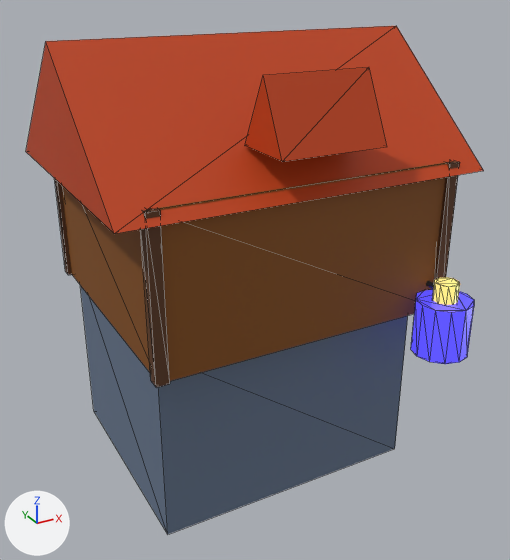
The glTF model modelos/entorno/taller_taa.glb: old version first, new version second.
One viewpoint serves both versions: a 50 mm lens placed at (-3.22, -6.27, 5.13), pointed at (0.04, -0.34, 2.17). Every picture has the same lights, and +X, +Y and +Z are marked at lower left. The picture after the commit comes second. Mesh edges are drawn as thin lines on the coarser meshes. Where no turn or scale is listed for an object, it has been applied to the vertices. Vertices at exactly the same position are counted once.
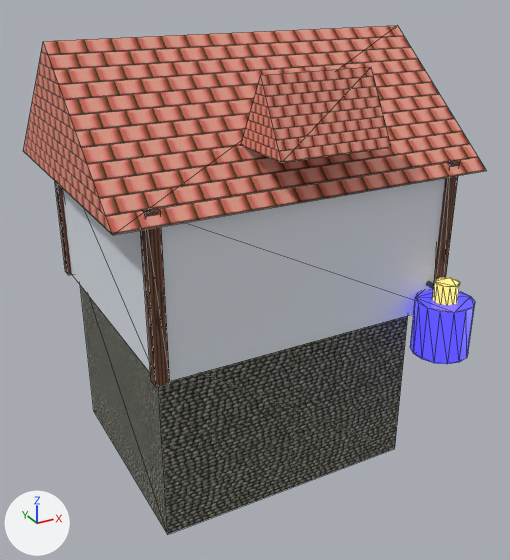
Boxes (x1, y1, x2, y2) around the edits, measured in the pictures (510 x 560 px; the box of a moved part takes in the faces that stretch with it):
'Taller_Techo', recoloured, surface changed, rescaled: before (26, 26, 484, 234); after (23, 26, 487, 235)
'Cube.001', recoloured (brown to white): (62, 163, 445, 381) in both
'Cube', recoloured, surface changed: (80, 285, 408, 534) in both
'Taller_Buhardilla', recoloured, rescaled (orange to brown): before (245, 67, 387, 162); after (241, 67, 391, 163)
'Cylinder.001', reshaped: before (411, 289, 474, 364); after (410, 289, 475, 364)
'Cylinder.002', reshaped: before (433, 277, 460, 305); after (432, 277, 460, 305)
part 2 of me_taller_techo, moved or reshaped: before (26, 26, 484, 234); after (23, 26, 487, 235)

Patch to the scene script:
```diff
--- a/modelos/entorno/taller_taa.glb.py
+++ b/modelos/entorno/taller_taa.glb.py
@@ me_cube @@
 me_cube.from_pydata(...)  # 8 vertices, 12 faces; spans x -1.4..1.4, y -1.2..1.2, z -1.0..1.0
-me_cube.materials.append(mat_mat_piedra_plaza)  # blue #64748b
+# me_cube part 1: texture (UV) coordinates of 12 of 12 faces, centred in x -1.4..1.4, y -1.2..1.2, z -1.0..1.0, changed; they spanned u 0.12..0.88, v 0.0..1.0 and now span u -0.9..0.9, v -0.75..0.75
+me_cube.materials.append(mat_mat_taller_piedra)  # picture img_forja_mamposteria_tile
@@ me_cube_001 @@
 me_cube_001.from_pydata(...)  # 8 vertices, 12 faces; spans x -1.5..1.5, y -1.35..1.35, z -0.75..0.75
-me_cube_001.materials.append(mat_mat_madera_tablas)  # brown #854d0e
+me_cube_001.materials.append(mat_mat_marmol_sigilia)  # white #e2e8f0
@@ me_taller_techo @@
-me_taller_techo.from_pydata(...)  # 6 vertices, 8 faces; spans x -1.8..1.8, y -1.6..1.25, z 3.4..4.6
-me_taller_techo.materials.append(mat_mat_teja_cobriza)  # orange #c2410c
+me_taller_techo.from_pydata(...)  # 6 vertices, 8 faces; spans x -1.82..1.82, y -1.62..1.28, z 3.4..4.6
+# me_taller_techo part 2: the whole mesh is scaled about its middle by (1.01, 1.02, 1)
+# me_taller_techo part 3: texture (UV) coordinates changed
+me_taller_techo.materials.append(mat_mat_taller_teja)  # picture img_teja_cobriza_tile
@@ me_taller_buhardilla @@
-me_taller_buhardilla.from_pydata(...)  # 6 vertices, 8 faces; spans x -0.5..0.5, y -1.75..-1.15, z 3.8..4.4
-me_taller_buhardilla.materials.append(mat_mat_teja_cobriza)  # orange #c2410c
+me_taller_buhardilla.from_pydata(...)  # 6 vertices, 8 faces; spans x -0.52..0.52, y -1.78..-1.12, z 3.8..4.4
+# me_taller_buhardilla part 4: the whole mesh is scaled about its middle by (1.04, 1.1, 1)
+me_taller_buhardilla.materials.append(mat_mat_taller_teja)  # picture img_teja_cobriza_tile
@@ me_cylinder_001 @@
-me_cylinder_001.from_pydata(...)  # 24 vertices, 44 faces; spans x -0.28..0.28, y -0.28..0.28, z -0.275..0.275
+me_cylinder_001.from_pydata(...)  # 28 vertices, 52 faces; spans x -0.273..0.273, y -0.28..0.28, z -0.275..0.275
+# me_cylinder_001 part 5
+# 20 vertices are removed from x -0.28..0.28, y -0.242..0.242, z -0.275..0.275
+# 44 faces are deleted
+# 12 vertices are added at x -0.273..0.273, y -0.252..0.252, z -0.275
+# 12 new vertices lie (0.0, 0.0, 0.55) away from vertices in x -0.273..0.273, y -0.252..0.252, z -0.275
+# 52 new faces join them
 me_cylinder_001.materials.append(mat_mat_tinta_sigilia)
@@ me_cylinder_002 @@
-me_cylinder_002.from_pydata(...)  # 20 vertices, 36 faces; spans x -0.114..0.114, y -0.12..0.12, z -0.11..0.11
+me_cylinder_002.from_pydata(...)  # 24 vertices, 44 faces; spans x -0.12..0.12, y -0.12..0.12, z -0.11..0.11
+# me_cylinder_002 part 6
+# 16 vertices are removed from x -0.114..0.114, y -0.097..0.097, z -0.11..0.11
+# 36 faces are deleted
+# 10 vertices are added at x -0.12..0.12, y -0.104..0.104, z -0.11
+# 10 new vertices lie (0.0, 0.0, 0.22) away from vertices in x -0.12..0.12, y -0.104..0.104, z -0.11
+# 44 new faces join them
 me_cylinder_002.materials.append(mat_mat_oro_reliquia)
```
